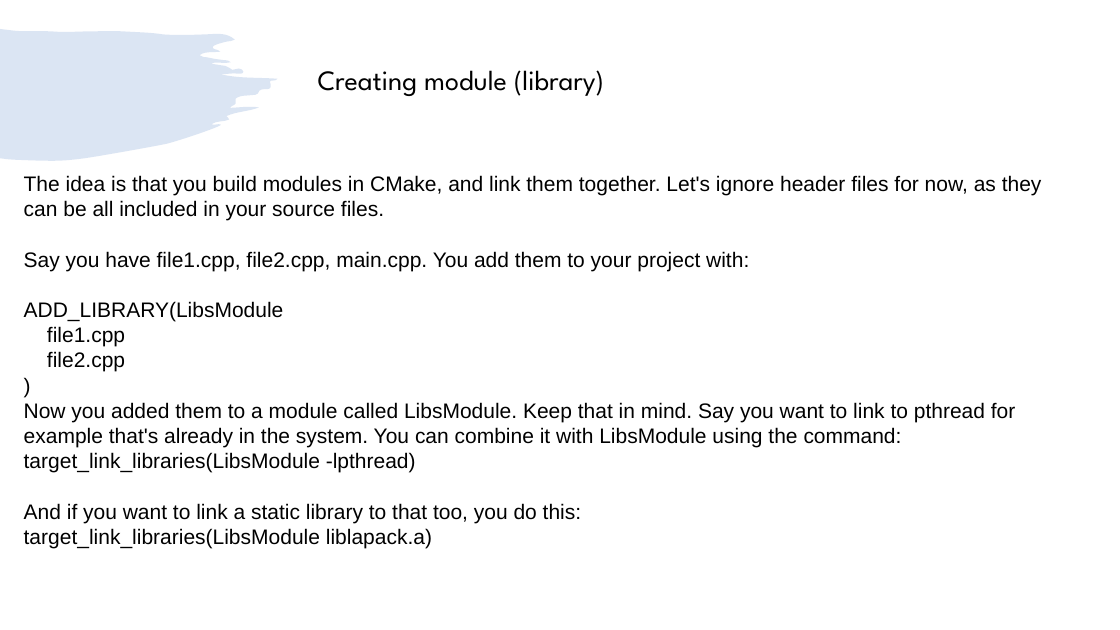
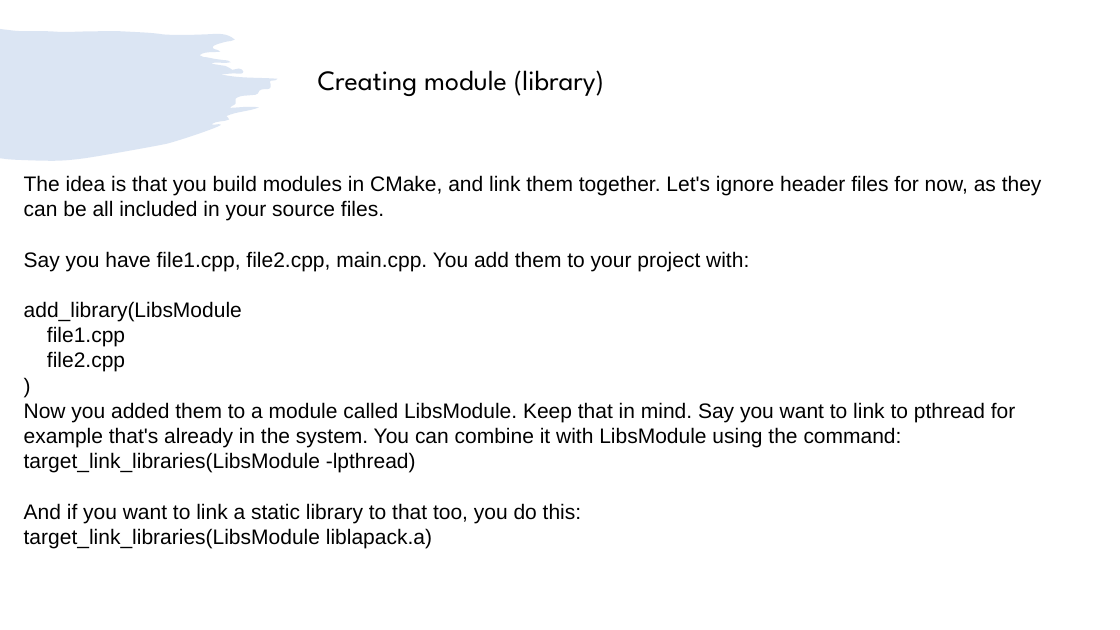
Before and after one commit to girishlande/cmake, a slide deck: slide 15 of learnings.pptx (slide 9 before the commit). Drawn at 1120x630 pixels with LibreOffice and Linux fonts; fonts in the diff are those of the drawing. Boxes give left, top, right and bottom in pixels: in the first picture for what was removed or moved away, otherwise in the second. Text is boxed around its words. In the diff, an @@ line names an element or a change of style, - is before the commit and + after.

```diff
--- a/learnings.pptx
+++ b/learnings.pptx
@@ text at (x1=24, y1=301, x2=242, y2=322): text changed @@
-ADD_LIBRARY(LibsModule
+add_library(LibsModule
```
Also in this commit, not shown: 5 other slides changed, 8 slides added, 3 slides removed.
